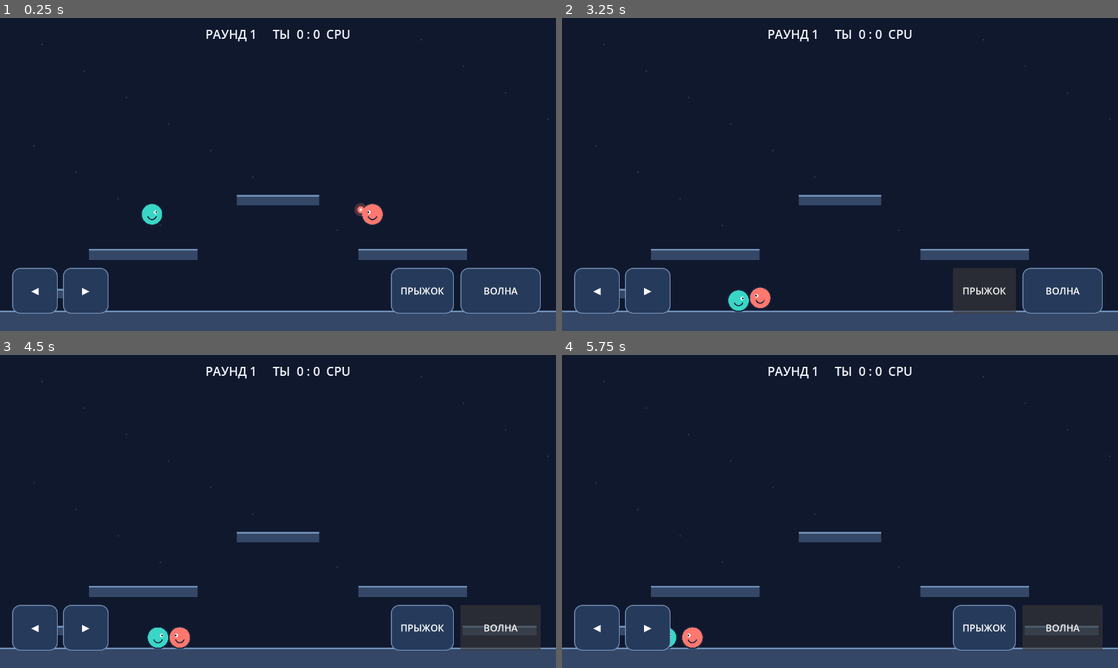
Above: before the commit, frames 1-4 (two rows, left to right).
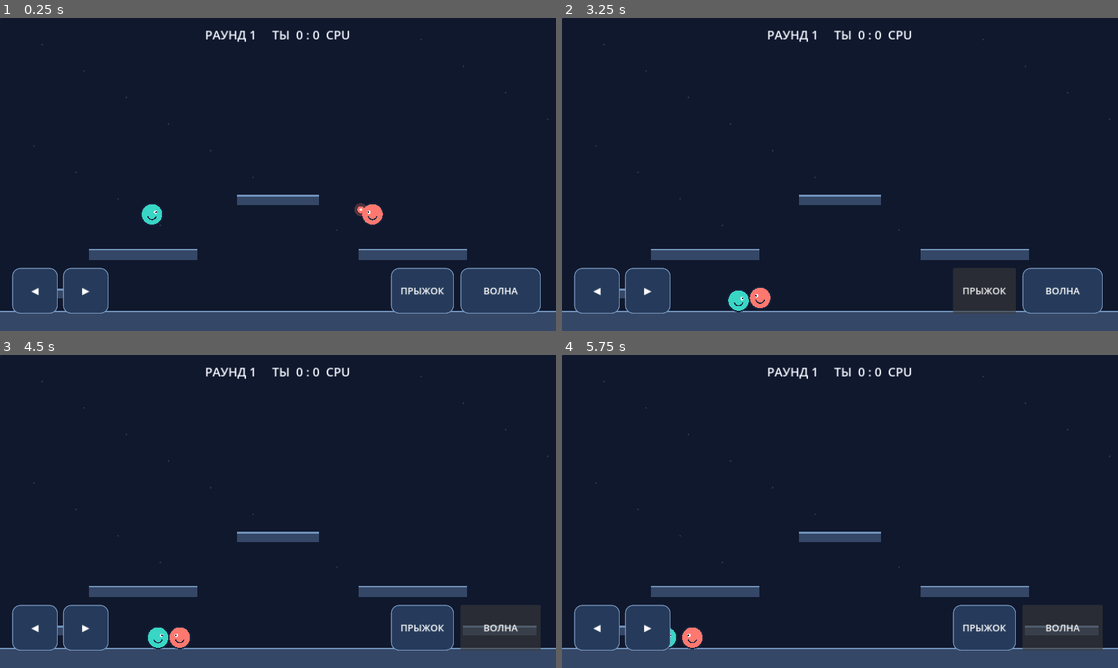
Above: after the commit, the same moments.

Repository: loslam-del/Kiwi-rounds
Game: Godot game, scene res://scenes/main.tscn
Same seed, same stepped clock (60 frames per second), same inputs: the game is played once before the commit and once after it.
Inputs:
- Up to frame 1 (0.25 s): no input
- Up to frame 2 (3.25 s): hold D 0.53-1.25 s; tap Space at 0.77 s; click "◀" at 1.25 s; click "▶" at 2 s; click "ПРЫЖОК" at 2.75 s
- Up to frame 3 (4.5 s): click "ВОЛНА" at 3.5 s; hold D from 4.28 s (still down)
- Up to frame 4 (5.75 s): tap Space at 4.52 s; release D at 5.03 s; hold A from 5.03 s (still down)

The runs differ from the first frame. In frame 1, 0.7% of the frame differs, in the area x 0-100%, y 3-94%; in frame 2, 0.7%; in frame 3, 0.7%; in frame 4, 0.7%.

Commit message:
Fix landscape project settings

Diff:
--- a/project.godot
+++ b/project.godot
@@ -10,8 +10,8 @@
 window/size/viewport_height=720
 window/size/window_width_override=1280
 window/size/window_height_override=720
-window/ stretch/mode="canvas_items"
-window/handheld/orientation=1
+window/stretch/mode="canvas_items"
+window/handheld/orientation=0
 
 [rendering]
 renderer/rendering_method="gl_compatibility"
